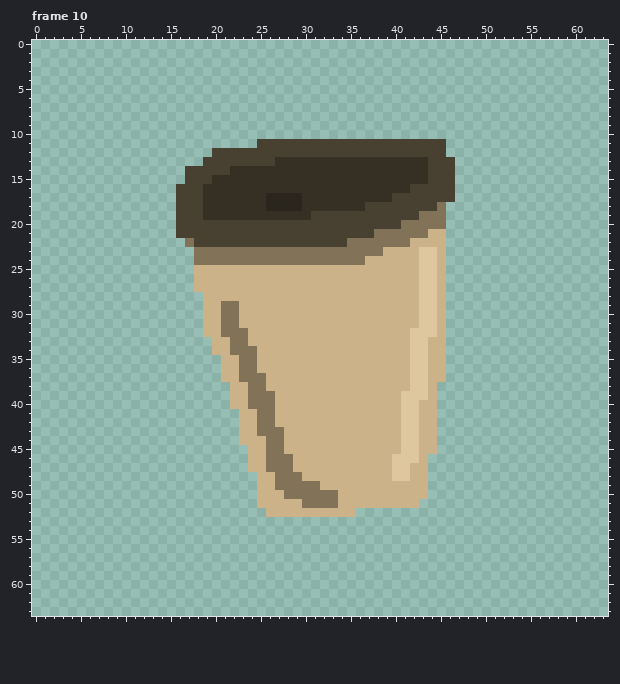
One commit to this pixel-art file: Sprites/Items/items.aseprite. The picture above is the old version.
64x64 pixels, 26 frames. Colours within 5 levels of each other are drawn and written as one. Shown: frame 10. The commit also changed other frames, which this record leaves out.
The same view after the edit:
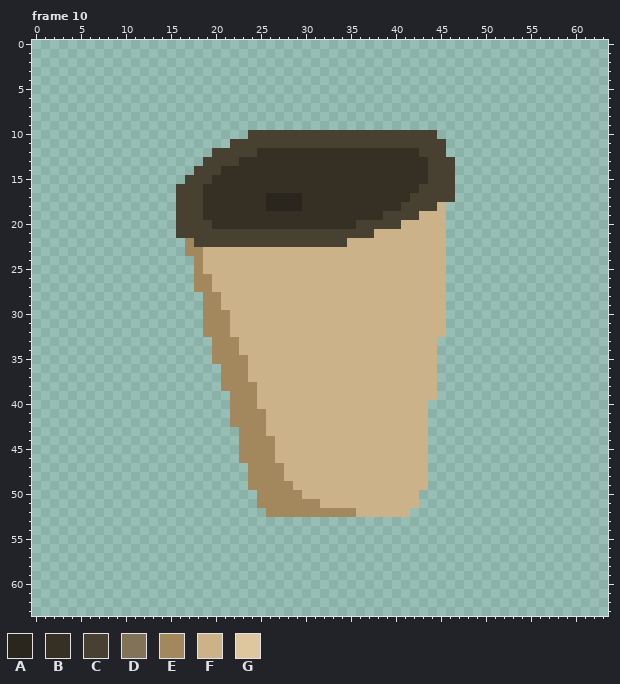
Palette (. is transparent): A #2a261e  B #352f24  C #484031  D #827358  E #a2885c  F #cbb288  G #dec69e
Edits made:
Frame 10, layer "Items":
Colour C gives way to colour B in row 12 at x 25 to 42; in row 13 at x 23 to 26; in row 14 at x 21; in row 16 at x 42; in row 17 at x 40 to 41; in row 18 at x 37 to 40.
Colour C gives way to colour B in row 19 at x 31 to 38; in row 20 at x 20 to 35.
The edit adds colour C in row 10 at x 24 to 44; in row 11 at x 22 to 24.
The edit adds colour E in row 23 at x 17; in row 35 at x 20; in row 38 at x 21; in rows 41 to 42 at x 22; in rows 45 to 46 at x 23; in rows 48 to 49 at x 24.
Colour D gives way to colour E in row 22 at x 17; in rows 23 to 24 at x 18; in rows 30 to 32 at x 21; in rows 33 to 34 at x 22; in rows 35 to 37 at x 23; in rows 38 to 40 at x 24.
Colour D gives way to colour E in rows 41 to 43 at x 25; in rows 44 to 46 at x 26; in row 47 at x 26 to 27; in row 48 at x 27; in row 49 at x 27 to 28; in row 50 at x 28 to 29.
Colour D gives way to colour E in row 51 at x 30 to 31.
Colour F gives way to colour E in row 25 at x 18; in rows 26 to 27 at x 18 to 19; in rows 28 to 32 at x 19 to 20; in rows 33 to 34 at x 20 to 21; in rows 35 to 37 at x 21 to 22; in rows 38 to 40 at x 22 to 23.
Colour F gives way to colour E in rows 41 to 43 at x 23 to 24; in row 44 at x 23 to 25; in rows 45 to 47 at x 24 to 25; in rows 48 to 49 at x 25 to 26; in row 50 at x 25 to 27; in row 51 at x 25 to 29.
Colour F gives way to colour E in row 52 at x 26 to 35.
The edit adds colour F in row 52 at x 36 to 41.
Colour D gives way to colour F in row 18 at x 45; in row 19 at x 43 to 45; in row 20 at x 41 to 45; in row 21 at x 38 to 43; in row 22 at x 35 to 41; in row 23 at x 19 to 38.
Colour D gives way to colour F in row 24 at x 19 to 36; in row 29 at x 21 to 22; in rows 30 to 31 at x 22; in row 32 at x 22 to 23; in row 33 at x 23; in row 34 at x 23 to 24.
Colour D gives way to colour F in rows 35 to 36 at x 24; in row 37 at x 24 to 25; in row 38 at x 25; in rows 39 to 40 at x 25 to 26; in rows 41 to 42 at x 26; in row 43 at x 26 to 27.
Colour D gives way to colour F in rows 44 to 45 at x 27; in row 46 at x 27 to 28; in row 47 at x 28; in row 48 at x 28 to 29; in row 49 at x 29 to 31; in row 50 at x 30 to 33.
Colour D gives way to colour F in row 51 at x 32 to 33.
Colour G gives way to colour F in rows 23 to 31 at x 43 to 44; in row 32 at x 42 to 44; in rows 33 to 38 at x 42 to 43; in row 39 at x 41 to 43; in rows 40 to 45 at x 41 to 42; in row 46 at x 40 to 42.
Colour G gives way to colour F in rows 47 to 48 at x 40 to 41.
Colour C is removed in row 14 at x 17.
Colour F is removed in rows 33 to 37 at x 45; in rows 40 to 45 at x 44; in row 50 at x 43.
